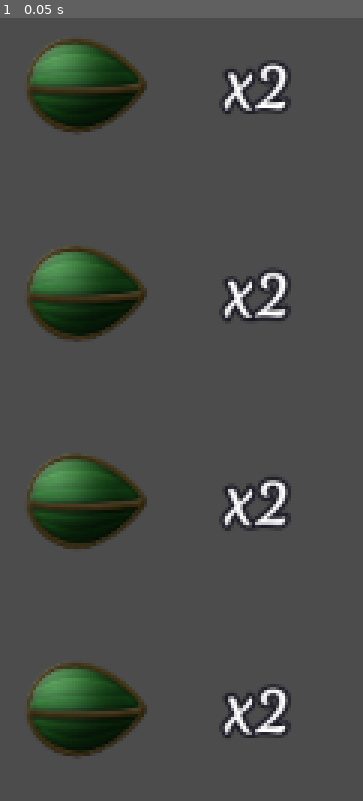
Above: before the commit, frame 1.
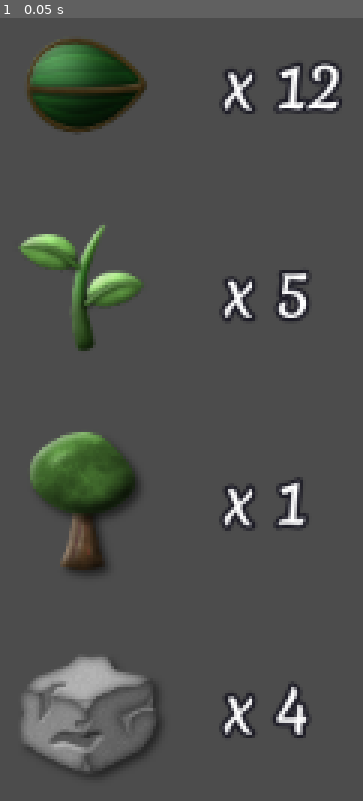
Above: after the commit, the same moment.

Repository: vibrunazo/godot-ttt
Game: Godot game, scene res://scenes/Collection.tscn
Same seed, same stepped clock (60 frames per second), same inputs: the game is played once before the commit and once after it. This scene is started directly instead of the project's main scene.
Inputs:
- Up to frame 1 (0.05 s): no input

The runs differ from the first frame. In frame 1, 13% of the frame differs, in the area x 4-95%, y 5-97%.

Commit message:
update collection item tex and text from type

Diff:
--- a/scenes/Collection.tscn
+++ b/scenes/Collection.tscn
@@ -15,6 +15,7 @@
 anchor_bottom = 0.0
 margin_right = 100.0
 margin_bottom = 100.0
+ammount = 12
 
 [node name="CollectionItem2" parent="VBox" instance=ExtResource( 1 )]
 anchor_right = 0.0
@@ -22,6 +23,8 @@
 margin_top = 104.0
 margin_right = 100.0
 margin_bottom = 204.0
+level = 1
+ammount = 5
 
 [node name="CollectionItem3" parent="VBox" instance=ExtResource( 1 )]
 anchor_right = 0.0
@@ -29,6 +32,7 @@
 margin_top = 208.0
 margin_right = 100.0
 margin_bottom = 308.0
+level = 2
 
 [node name="CollectionItem4" parent="VBox" instance=ExtResource( 1 )]
 anchor_right = 0.0
@@ -36,3 +40,5 @@
 margin_top = 312.0
 margin_right = 100.0
 margin_bottom = 412.0
+type = "rock"
+ammount = 4
--- a/scenes/CollectionItem.gd
+++ b/scenes/CollectionItem.gd
@@ -6,4 +6,9 @@
 
 
 func _ready():
-	pass
+	update()
+
+func update():
+	$HBoxContainer/Label.text = "x %d" % ammount
+	var tex = $"/root/Global".get_tex_from_type(type, level)
+	$HBoxContainer/TextureRect.texture = tex
--- a/scenes/grid.gd
+++ b/scenes/grid.gd
@@ -10,12 +10,7 @@
 var next := 'rock'
 var piece_scene := preload("res://scenes/piece.tscn")
 var tile_scene := preload("res://scenes/tile.tscn")
-#var tex_dic := {
-#	'life': [preload("res://assets/seed03.png"), preload("res://assets/leaf02.png"), preload("res://assets/tree.png")],
-#	'rock': [preload("res://assets/rock01.png"), preload("res://assets/steel02.png")],
-#	'fire': [preload("res://assets/fire.png"), preload("res://assets/coal.png")]
-#}
-var tex_dic = {}
+var tex_dic: Dictionary = {}
 export var width := 3
 export var height := 3
 export var offset := 20
@@ -253,9 +248,7 @@
 	return Vector2(0, 0)
 
 func get_tex_from_type(new_type: String, level: int = 0):
-	if (level >= tex_dic[new_type].size()):
-		level = tex_dic[new_type].size() - 1
-	return tex_dic[new_type][level]
+	return $"/root/Global".get_tex_from_type(new_type, level)
 
 func _on_TimerPause_timeout():
 	state = 'play'
